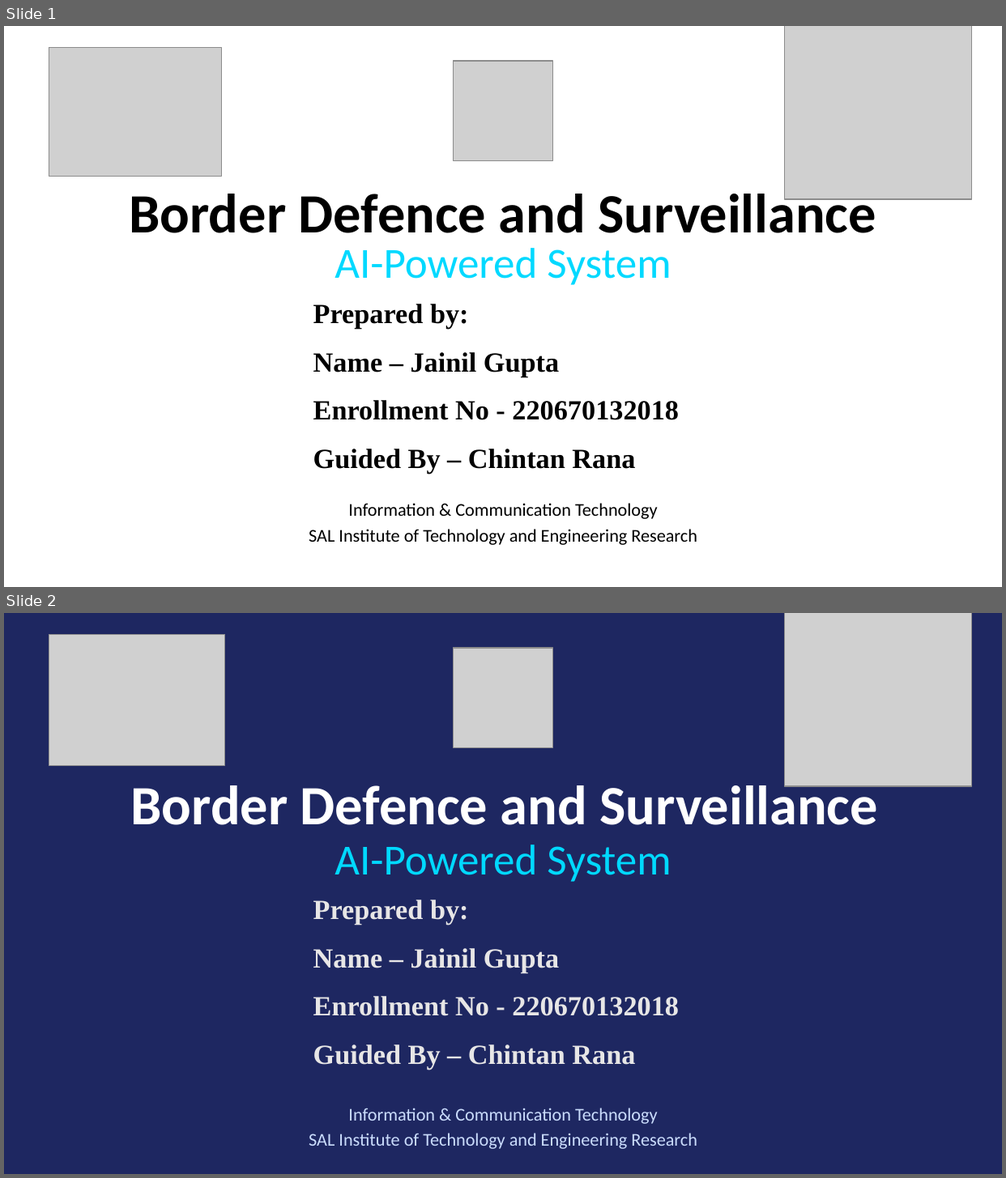
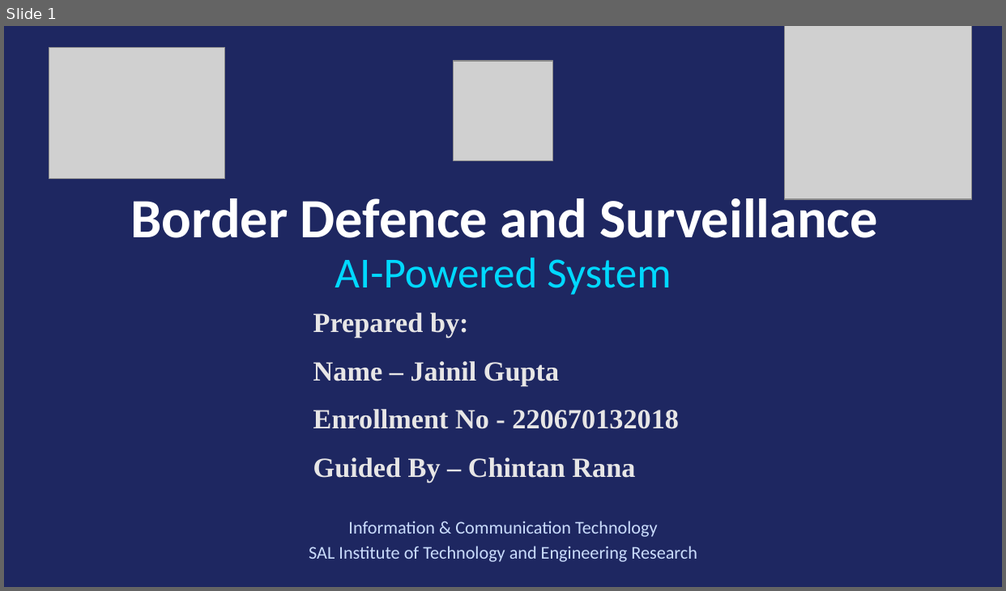
Before and after one commit to jainilgupta02/jay-gupta-ms-elevate-internship, a slide deck: Project/Border_Defence_Presentation.pptx. Shown one above the other, each under a label of ours: slides 1 and 2 before the commit, slide 1 after it. The pictures are 1006x1178 and 1006x591 pixels, drawn with LibreOffice and Linux fonts; fonts in the diff are those of the drawing; grey boxes stand for pictures. Boxes give left, top, right and bottom in pixels: in the first picture for what was removed or moved away, otherwise in the second. Text is boxed around its words. In the diff, an @@ line names an element or a change of style, - is before the commit and + after.

```diff
--- a/Project/Border_Defence_Presentation.pptx
+++ b/Project/Border_Defence_Presentation.pptx
@@ slide 1 removed at (x1=4, y1=26, x2=1002, y2=587), background #FFFFFF @@
@@ picture removed at (x1=49, y1=47, x2=222, y2=176) @@
@@ picture removed at (x1=784, y1=26, x2=972, y2=199) @@
@@ picture removed at (x1=453, y1=61, x2=553, y2=160) @@
@@ text removed at (x1=129, y1=187, x2=876, y2=233) @@
-Border Defence and Surveillance
@@ text removed at (x1=334, y1=248, x2=671, y2=285) @@
-AI-Powered System
@@ text removed at (x1=313, y1=304, x2=679, y2=474) @@
-Prepared by:
-Name – Jainil Gupta
-Enrollment No - 220670132018
-Guided By – Chintan Rana
@@ text removed at (x1=348, y1=503, x2=658, y2=519) @@
-Information & Communication Technology
@@ text removed at (x1=309, y1=529, x2=697, y2=545) @@
-SAL Institute of Technology and Engineering Research
@@ what was slide 2 is now slide 1 @@
```
Also in this commit, not shown: 27 other files.
